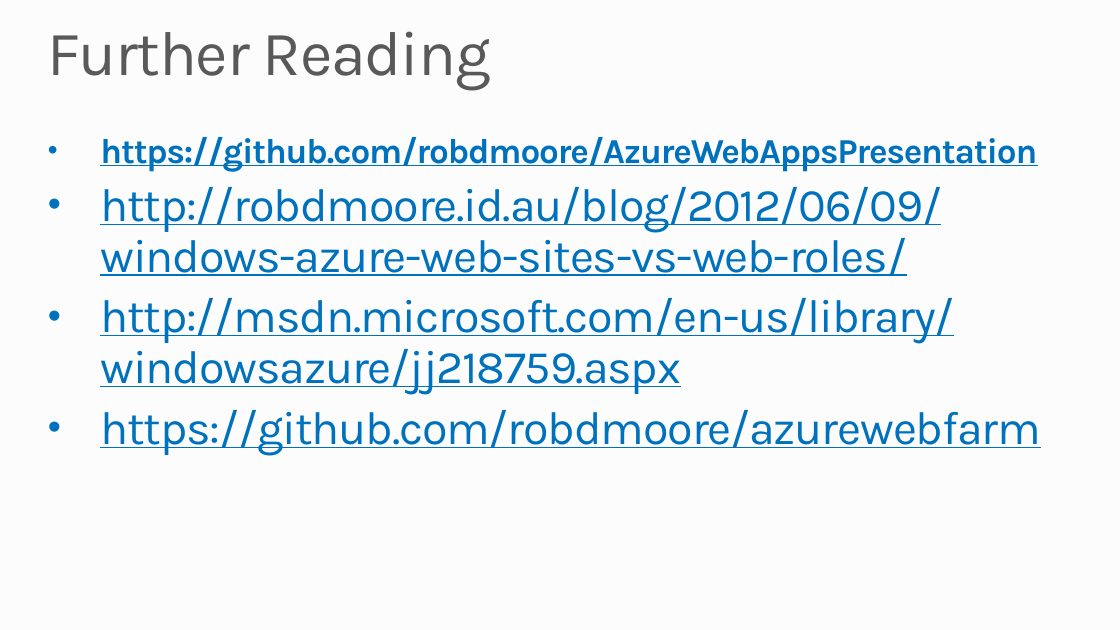
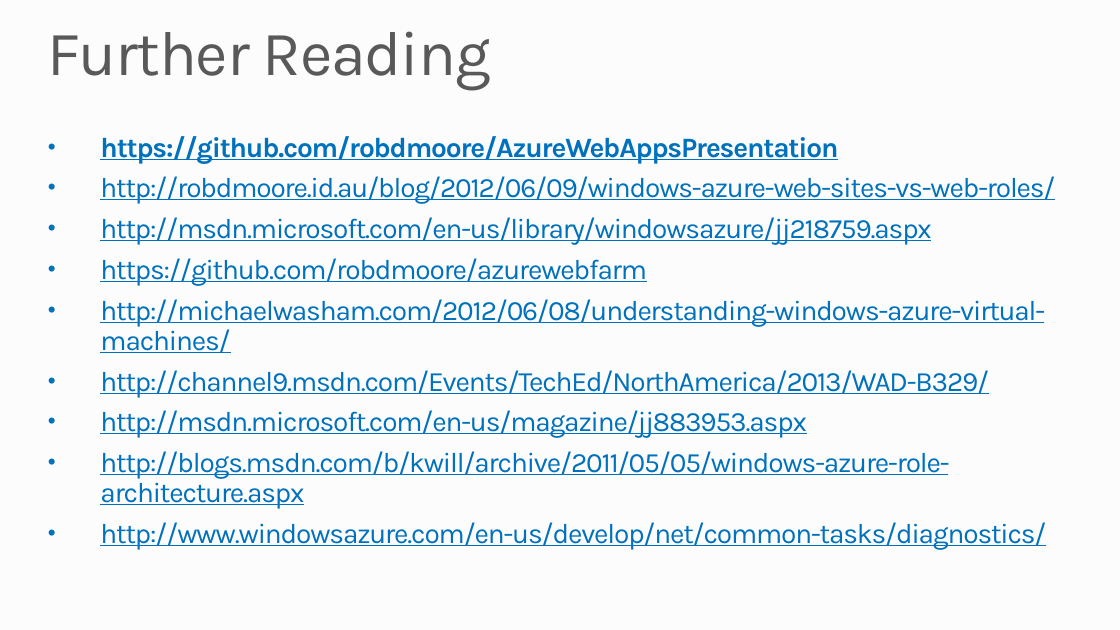
Before and after one commit to robdmoore/AzureWebAppsPresentation, a slide deck: slide 62 of Presentation.pptx (slide 61 before the commit). Drawn at 1120x630 pixels with LibreOffice and Linux fonts; fonts in the diff are those of the drawing; background and template pictures are left out. Boxes give left, top, right and bottom in pixels: in the first picture for what was removed or moved away, otherwise in the second. Text is boxed around its words. In the diff, an @@ line names an element or a change of style, - is before the commit and + after.

```diff
--- a/Presentation.pptx
+++ b/Presentation.pptx
@@ text at (100,136,1055,286): size 30 to 24 pt in "https://github.com/robdmoore/AzureWebAppsPresentation"; size 40 to 24 pt in "http://robdmoore.id.au/blog/2012/06/09/windows-azure-web-sit ...", "http://msdn.microsoft.com/en-us/library/windowsazure/jj21875 ...", "https://github.com/robdmoore/azurewebfarm" @@
@@ text at (100,299,1046,550): paragraphs added @@
+• http://michaelwasham.com/2012/06/08/understanding-windows-azure-virtual-machines/
+• http://channel9.msdn.com/Events/TechEd/NorthAmerica/2013/WAD-B329/
+• http://msdn.microsoft.com/en-us/magazine/jj883953.aspx
+• http://blogs.msdn.com/b/kwill/archive/2011/05/05/windows-azure-role-architecture.aspx
+• http://www.windowsazure.com/en-us/develop/net/common-tasks/diagnostics/
```
Also in this commit, not shown: 8 other slides changed, 3 slides added, 2 slides removed.
